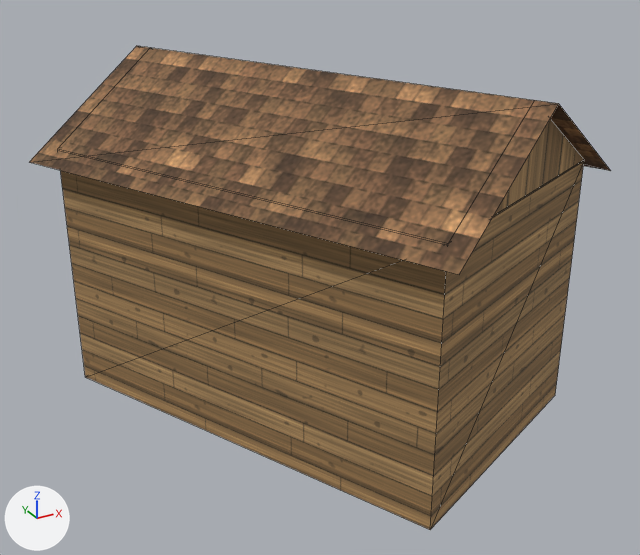
The glTF model world/bridgehollow/export/models/buildings/bld_house_070.glb, before and after one commit.
Camera for both pictures: a camera (50 mm lens) standing at (-5.97, -10.99, 7.4) and looking at (-0.07, -0.27, 2.04). The lights are fixed; the arrows at lower left show +X, +Y and +Z. The picture after the commit comes second. Mesh edges are drawn as thin lines. Vertices at exactly the same position are counted once.

The scene before the commit, as lines of its bpy script (objects in view):
```python
me_bld_house_070 = bpy.data.meshes.new('bld_house_070')
me_bld_house_070.from_pydata(...)  # 24 vertices, 16 faces; spans x -3.61..3.61, y -4.2..4.2, z 0.0..5.07
# faces by material slot: [12, 4]
me_bld_house_070.materials.append(mat_mat_plank)  # picture img_mat_plank
me_bld_house_070.materials.append(mat_mat_shingle)  # picture img_mat_shingle
# before: 0 (3.2, -2.09, 0.0) at pixel (555, 395), 1 (0.43, 3.79, 0.0), 2 (0.43, 3.79, 3.87), 3 (3.2, -2.09, 3.87) at pixel (584, 159), 4 (-3.2, 2.09, 0.0) at pixel (85, 377)
# before: 5 (-3.2, 2.09, 3.87) at pixel (57, 148), 6 (-0.43, -3.79, 0.0) at pixel (430, 529), 7 (-0.43, -3.79, 3.87) at pixel (448, 243), 8 (3.2, -2.09, 3.85) at pixel (583, 161), 9 (0.43, 3.79, 3.85)
# before: 10 (-3.2, 2.09, 3.85) at pixel (57, 150), 11 (-0.43, -3.79, 3.85) at pixel (448, 245)
ob_bld_house_070 = bpy.data.objects.new('bld_house_070', me_bld_house_070)
ob_bld_house_070.location = (0.0, 0.0, 0.0)
```
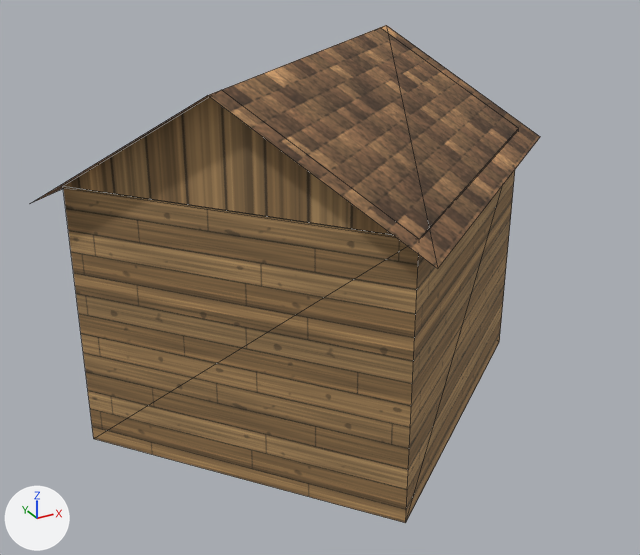
Location of each change, [x1, y1, x2, y2] in pixels of the pictures (640 x 555 px):
'bld_house_070', reshaped (12% narrower): before [30, 46, 611, 530]; after [30, 25, 540, 523]

Edits to the bpy script that builds the scene:
```text
Change me_bld_house_070:
    used by ob_bld_house_070; location = (0.0, 0.0, 0.0)
    remove me_bld_house_070.from_pydata(...)  # 24 vertices, 16 faces; spans x -3.61..3.61, y -4.2..4.2, z 0.0..5.07
    add me_bld_house_070.from_pydata(...)  # 24 vertices, 16 faces; spans x -4.01..4.01, y -3.96..3.96, z 0.0..5.31
    me_bld_house_070 part 1
    add for i in [0, 3, 8]: me_bld_house_070.vertices[i].co += Vector((-6.78, 2.33, 0.0))
    add for i in [1, 2, 9]: me_bld_house_070.vertices[i].co += Vector((-1.05, -7.33, 0.0))
    add for i in [6, 7, 11]: me_bld_house_070.vertices[i].co += Vector((1.05, 7.33, 0.0))
    add for i in [4, 5, 10]: me_bld_house_070.vertices[i].co += Vector((6.78, -2.33, 0.0))
    me_bld_house_070.vertices[12].co: (-0.43, -3.8, 3.87) -> (-3.58, 0.24, 3.87)  # pixel (448, 243) -> pixel (62, 186)
    me_bld_house_070.vertices[13].co: (3.2, -2.09, 3.87) -> (-0.62, -3.54, 3.87)  # pixel (584, 159) -> pixel (419, 239)
    me_bld_house_070.vertices[14].co: (1.39, -2.94, 5.07) -> (-2.1, -1.65, 5.31)  # pixel (534, 100) -> pixel (221, 89)
    me_bld_house_070.vertices[15].co: (0.43, 3.8, 3.87) -> (3.58, -0.24, 3.87)  # not seen -> pixel (518, 128)
    me_bld_house_070.vertices[16].co: (-3.2, 2.09, 3.87) -> (0.62, 3.54, 3.87)  # pixel (57, 148) -> not seen
    me_bld_house_070.vertices[17].co: (-1.39, 2.94, 5.07) -> (2.1, 1.65, 5.31)  # pixel (150, 47) -> pixel (380, 27)
    me_bld_house_070.vertices[18].co: (-3.61, 2.23, 3.69) -> (0.68, 3.96, 3.69)  # pixel (29, 162) -> not seen
    me_bld_house_070.vertices[19].co: (-0.57, -4.2, 3.69) -> (-4.01, 0.3, 3.69)  # pixel (459, 274) -> pixel (29, 203)
    me_bld_house_070.vertices[20].co: (1.52, -3.22, 5.07) -> (-2.34, -1.83, 5.31)  # pixel (558, 103) -> pixel (207, 95)
    me_bld_house_070.vertices[21].co: (-1.52, 3.22, 5.07) -> (2.34, 1.83, 5.31)  # pixel (136, 45) -> pixel (386, 25)
    me_bld_house_070.vertices[22].co: (3.61, -2.23, 3.69) -> (-0.68, -3.96, 3.69)  # pixel (610, 170) -> pixel (437, 268)
    me_bld_house_070.vertices[23].co: (0.57, 4.2, 3.69) -> (4.01, -0.3, 3.69)  # not seen -> pixel (540, 136)
```
